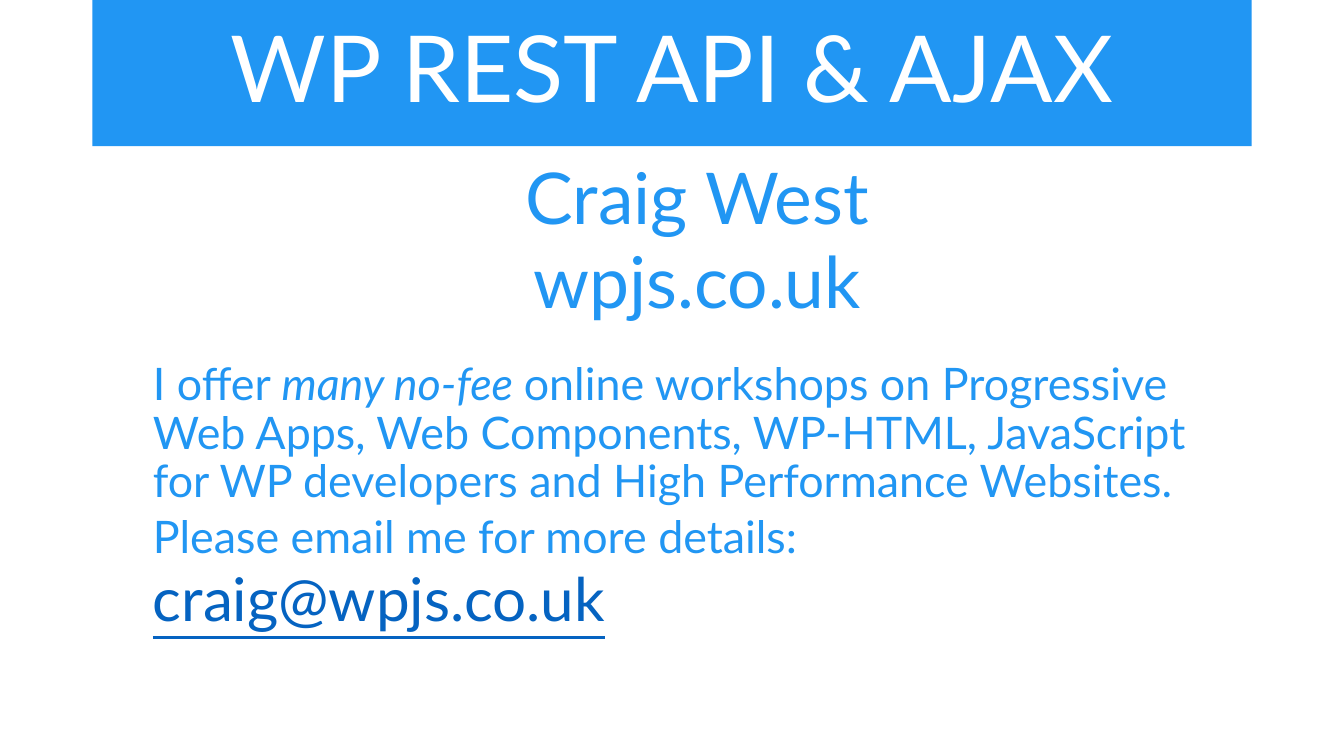
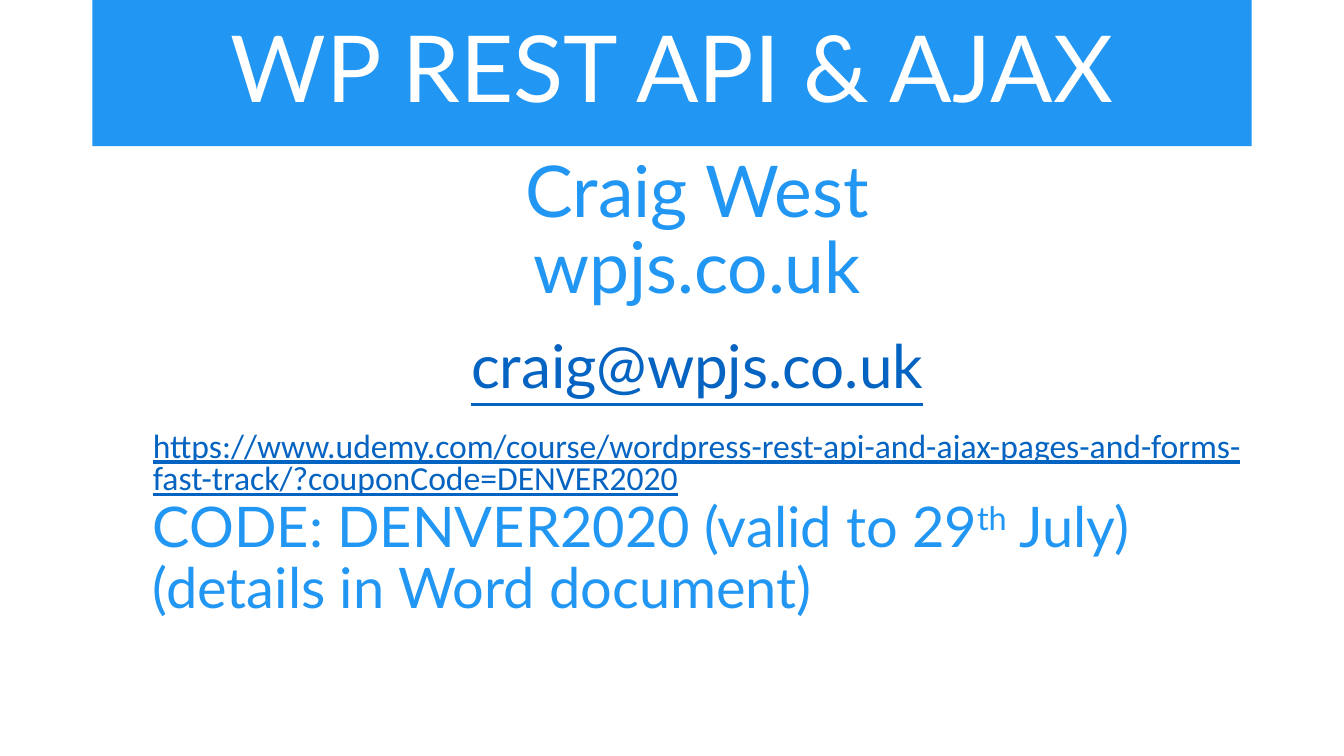
Before and after one commit to iwswordpress/rest, a slide deck: slide 20 of rest-api-workshop.pptx (slide 18 before the commit). Drawn at 1344x756 pixels with LibreOffice and Linux fonts; fonts in the diff are those of the drawing. Boxes give left, top, right and bottom in pixels: in the first picture for what was removed or moved away, otherwise in the second. Text is boxed around its words. In the diff, an @@ line names an element or a change of style, - is before the commit and + after.

Commit message:
DENVER

```diff
--- a/rest-api-workshop.pptx
+++ b/rest-api-workshop.pptx
@@ text at (471,165,923,399): line spacing 0.9 to 0.8; alignment left to centre @@
@@ text at (153,367,1185,554): paragraphs removed @@
-  I offer many no-fee online workshops on Progressive Web Apps, Web Components, WP-HTML, JavaScript for WP developers and High Performance Websites.
-  Please email me for more details:
@@ text at (153,434,1240,616): paragraphs added @@
+  https://www.udemy.com/course/wordpress-rest-api-and-ajax-pages-and-forms-fast-track/?couponCode=DENVER2020
+  CODE: DENVER2020 (valid to 29th July)
+  (details in Word document)
```
Also in this commit, not shown: 7 other slides changed, 1 slide added, 7 other files.
